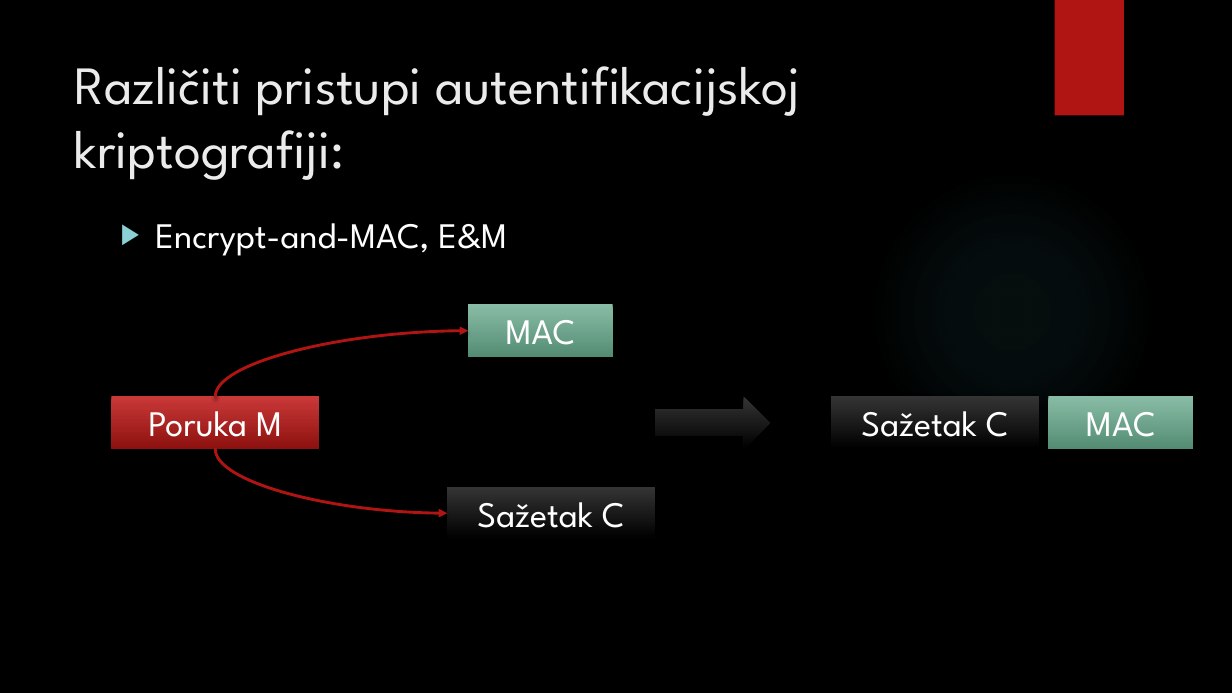
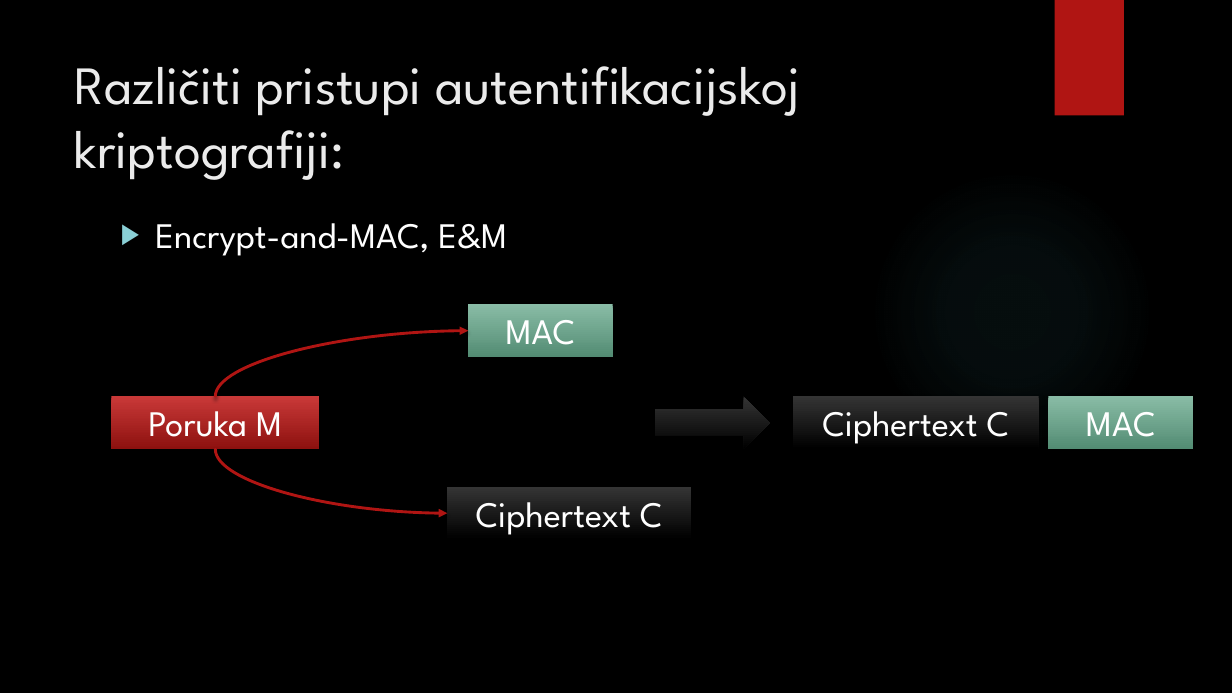
Before and after one commit to Dodomix/ACAA, a slide deck: slide 7 of Prezentacija/Autentifikacijska kriptografija.pptx. Drawn at 1232x693 pixels with LibreOffice and Linux fonts; fonts in the diff are those of the drawing; background and template pictures are left out. Boxes give left, top, right and bottom in pixels: in the first picture for what was removed or moved away, otherwise in the second. Text is boxed around its words. In the diff, an @@ line names an element or a change of style, - is before the commit and + after.

Commit message:
Promijenjeno u ciphertext

```diff
--- a/Prezentacija/Autentifikacijska kriptografija.pptx
+++ b/Prezentacija/Autentifikacijska kriptografija.pptx
@@ rectangle "Ciphertext C": place and size @@
-rectangle "Ciphertext C" at [832, 396, 1040, 449]
+rectangle "Ciphertext C" at [793, 396, 1039, 449]
@@ text in rectangle at [822, 411, 1010, 444]: text changed @@
-Sažetak C
+Ciphertext C
@@ rectangle "Ciphertext C": place and size @@
-rectangle "Ciphertext C" at [447, 487, 655, 540]
+rectangle "Ciphertext C" at [447, 487, 691, 540]
@@ text in rectangle at [476, 502, 663, 535]: text changed @@
-Sažetak C
+Ciphertext C
```
Also in this commit, not shown: 4 other slides changed.
